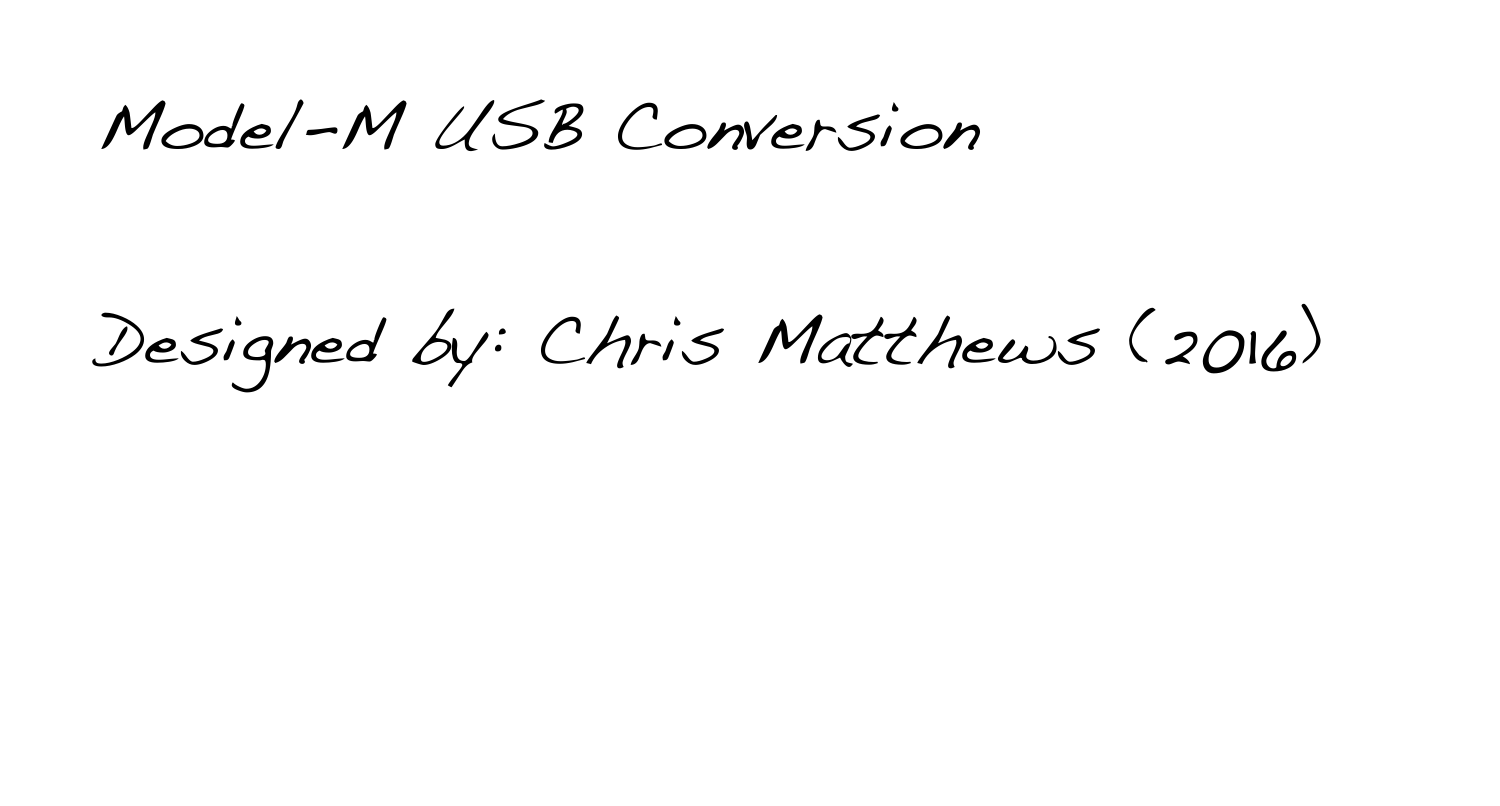
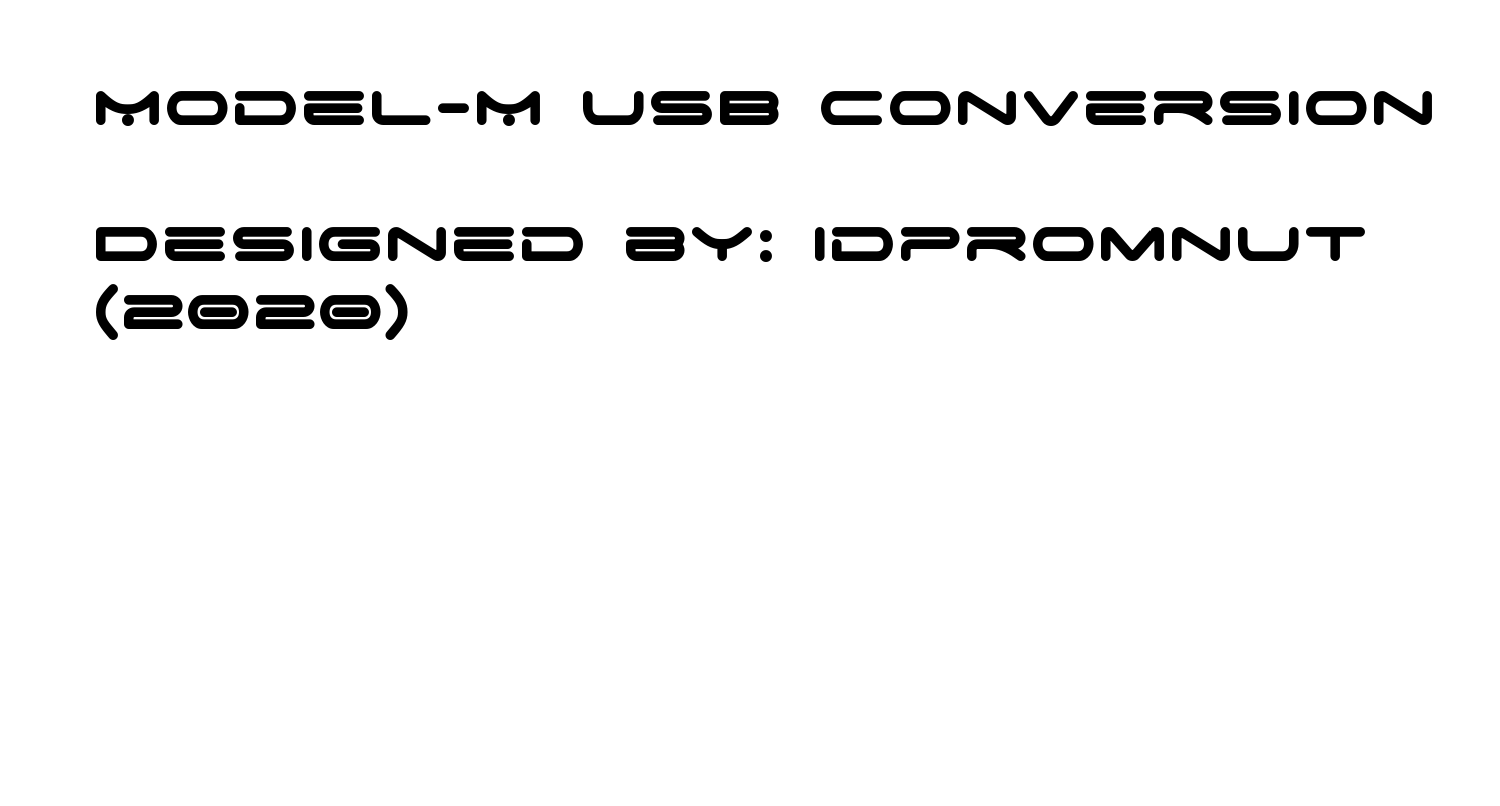
Layer changes from the first 1500px x 806px image to the second:
painted on "Model-M USB Conversion ..." over [92, 91, 1432, 393]
